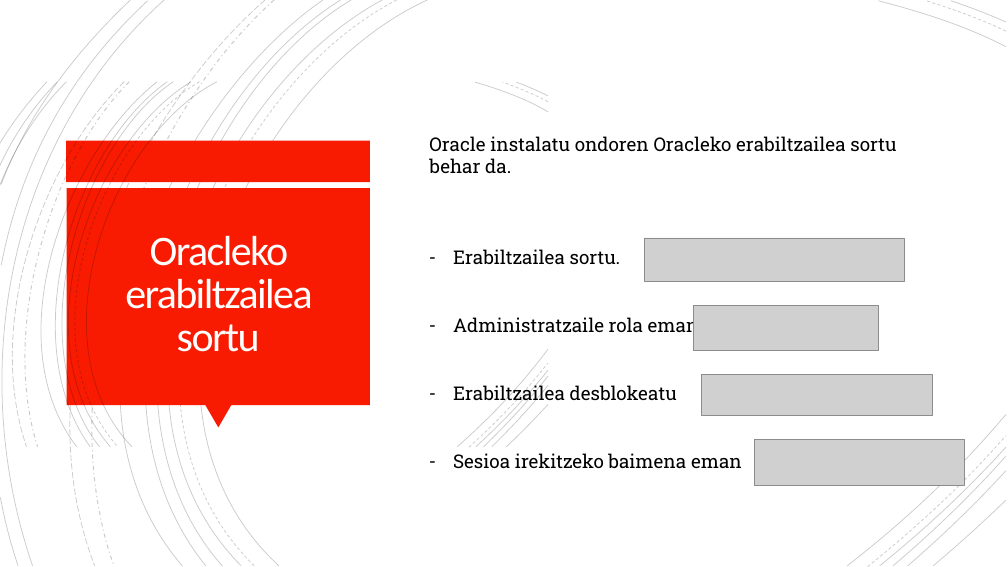
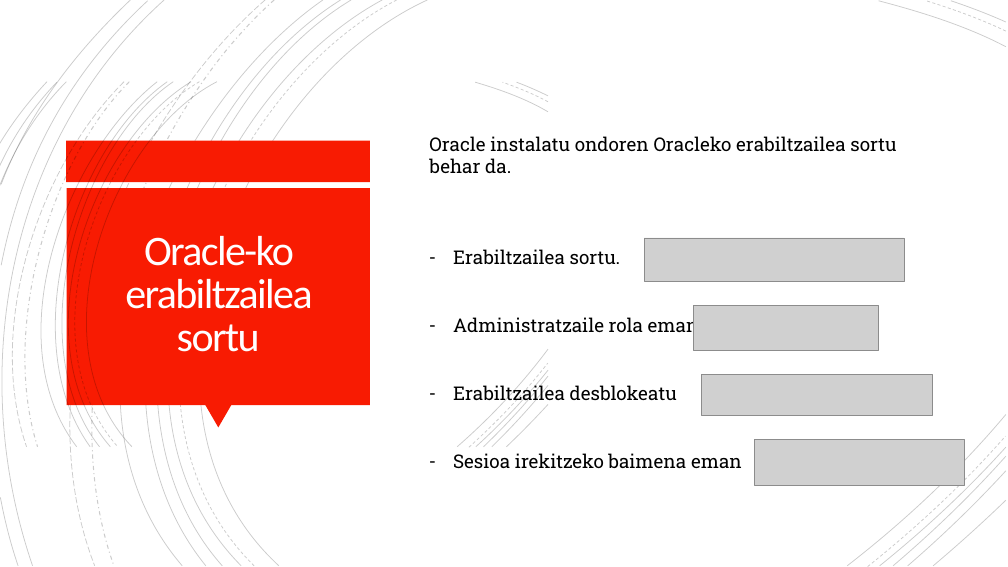
Before and after one commit to OceansForce/Erronka_5_Taldea, a slide deck: slide 11 of Aurkezpena/AurkezpenaTaldea5.pptx. Drawn at 1008x567 pixels with LibreOffice and Linux fonts; fonts in the diff are those of the drawing; grey boxes stand for pictures; background and template pictures are left out. Boxes give left, top, right and bottom in pixels: in the first picture for what was removed or moved away, otherwise in the second. Text is boxed around its words. In the diff, an @@ line names an element or a change of style, - is before the commit and + after.

```diff
--- a/Aurkezpena/AurkezpenaTaldea5.pptx
+++ b/Aurkezpena/AurkezpenaTaldea5.pptx
@@ title at <box>125,236,312,352</box>: text changed @@
-Oracleko erabiltzailea sortu
+Oracle-ko erabiltzailea sortu
```
Also in this commit, not shown: 8 other slides changed, 2 slides added, 3 slides removed, 1 other file.
